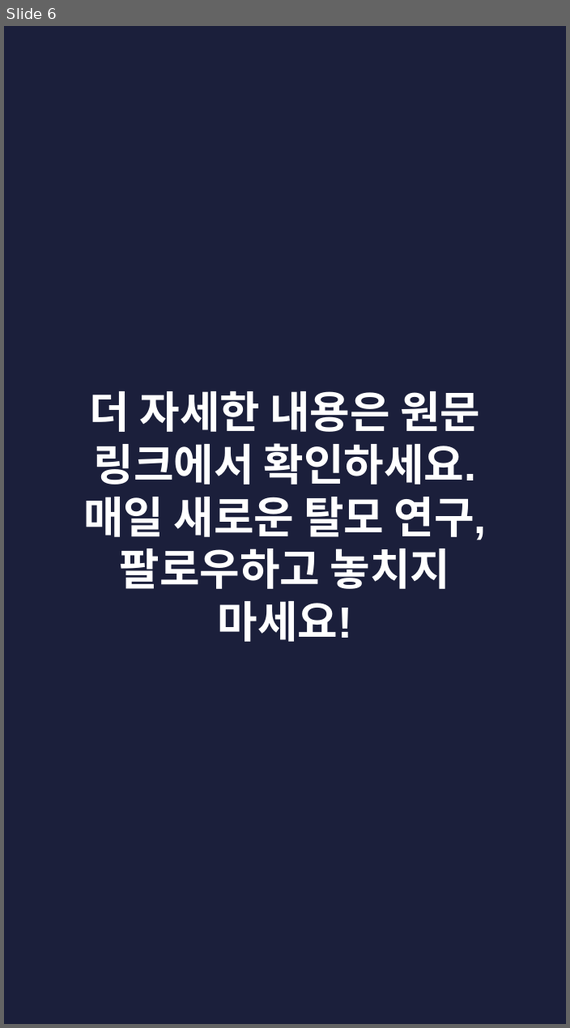
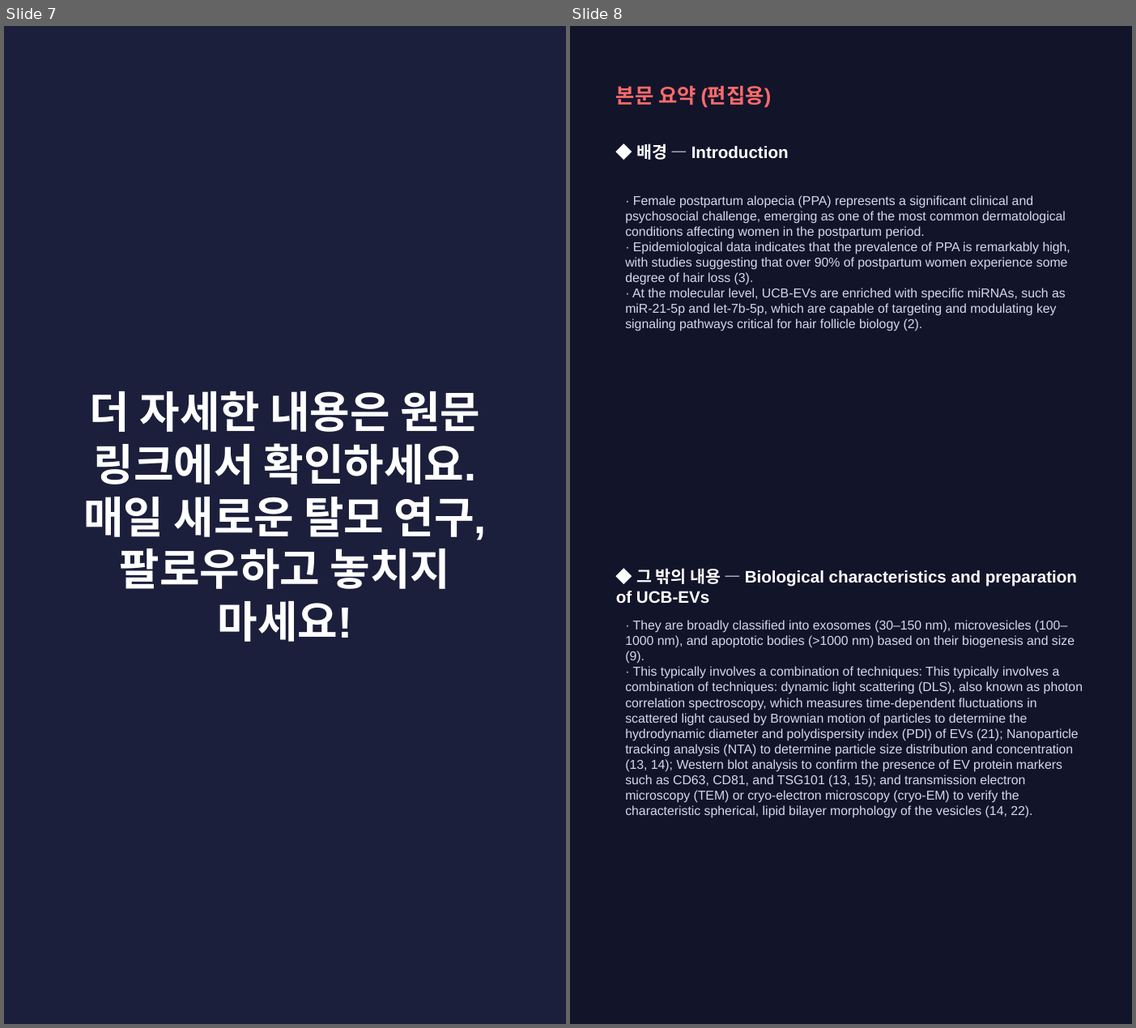
Before and after one commit to hyokang2010-BJ-ANTH/product-builder-test, a slide deck: pwa/data/latest/slides.pptx. Shown side by side, each under a label of ours: slide 6 before the commit, slides 7 and 8 after it. The pictures are 570x1028 and 1136x1028 pixels, drawn with LibreOffice and Linux fonts; fonts in the diff are those of the drawing. Boxes give left, top, right and bottom in pixels: in the first picture for what was removed or moved away, otherwise in the second. Text is boxed around its words. In the diff, an @@ line names an element or a change of style, - is before the commit and + after.

```diff
--- a/pwa/data/latest/slides.pptx
+++ b/pwa/data/latest/slides.pptx
@@ slide 8 added at (x1=570, y1=26, x2=1132, y2=1024), background #12142A @@
@@ text added at (x1=616, y1=85, x2=772, y2=108), 16 pt, text #FF6B6B, bold @@
+본문 요약 (편집용)
@@ text added at (x1=636, y1=143, x2=789, y2=160), 13 pt, text #FFFFFF, bold @@
+◆ 배경 — Introduction
@@ text added at (x1=625, y1=195, x2=1071, y2=331), 10 pt, text #D5D8EA @@
+· Female postpartum alopecia (PPA) represents a significant clinical and psychosocial challenge, emerging as one of the most common dermatological conditions affecting women in the postpartum period.
+· Epidemiological data indicates that the prevalence of PPA is remarkably high, with studies suggesting that over 90% of postpartum women experience some degree of hair loss (3).
+· At the molecular level, UCB-EVs are enriched with specific miRNAs, such as miR-21-5p and let-7b-5p, which are capable of targeting and modulating key signaling pathways critical for hair follicle biology (2).
@@ text added at (x1=616, y1=568, x2=1077, y2=604), 13 pt, text #FFFFFF, bold @@
+◆ 그 밖의 내용 — Biological characteristics and preparation of UCB-EVs
@@ text added at (x1=625, y1=620, x2=1083, y2=818), 10 pt, text #D5D8EA @@
+· They are broadly classified into exosomes (30–150 nm), microvesicles (100–1000 nm), and apoptotic bodies (>1000 nm) based on their biogenesis and size (9).
+· This typically involves a combination of techniques: This typically involves a combination of techniques: dynamic light scattering (DLS), also known as photon correlation spectroscopy, which measures time-dependent fluctuations in scattered light caused by Brownian motion of particles to determine the hydrodynamic diameter and polydispersity index (PDI) of EVs (21); Nanoparticle tracking analysis (NTA) to determine particle size distribution and concentration (13, 14); Western blot analysis to confirm the presence of EV protein markers such as CD63, CD81, and TSG101 (13, 15); and transmission electron microscopy (TEM) or cryo-electron microscopy (cryo-EM) to verify the characteristic spherical, lipid bilayer morphology of the vesicles (14, 22).
@@ what was slide 6 is now slide 7 @@
```
Also in this commit, not shown: 4 slides changed, 5 other slides added, 4 slides removed, 28 other files.
